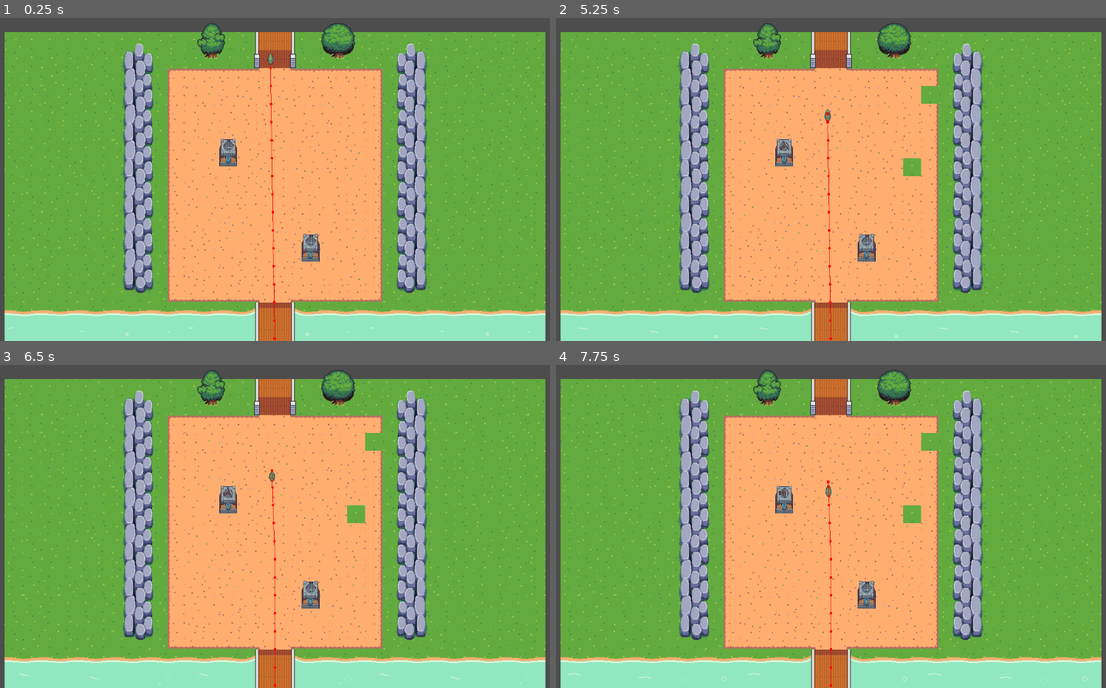
Above: before the commit, frames 1-4 (two rows, left to right).
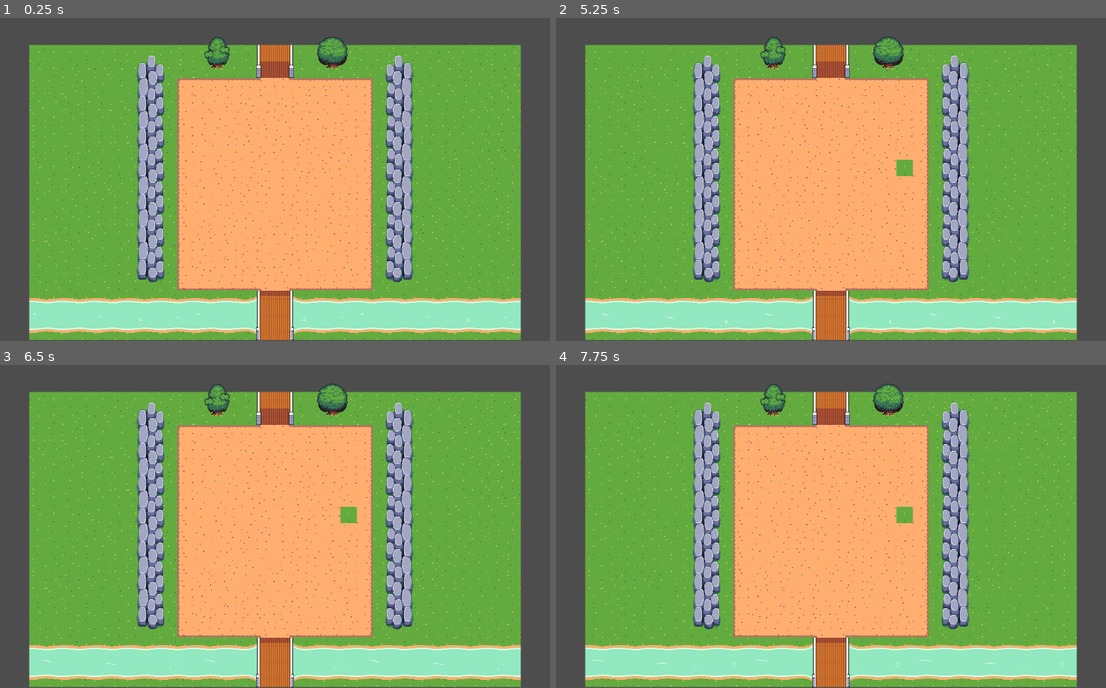
Above: after the commit, the same moments.

Repository: ryguyroberts/Maul_TD
Game: Godot game, scene res://scenes/game.tscn
Two runs of this game, one before a commit and one after it. Both use one fixed random seed, a clock stepped at 60 frames per second and the inputs below.
Inputs (mouse positions are in pixels of both pictures, inside the frame that each line leads up to):
- Up to frame 1 (0.25 s): no input
- Up to frame 2 (5.25 s): move the mouse to (963, 156) at 0.52 s; click (963, 156) at 0.6 s; move the mouse to (715, 192) at 1.27 s; right-click (715, 192) at 1.35 s; move the mouse to (891, 101) at 2.02 s; click (891, 101) at 2.1 s; tap Enter at 2.75, 4.25 s; move the mouse to (803, 240) at 2.77 s; right-click (803, 240) at 2.85 s; tap Space at 3.5 s; move the mouse to (1007, 224) at 3.52 s; click (1007, 224) at 3.6 s; move the mouse to (655, 124) at 4.27 s; right-click (655, 124) at 4.35 s; move the mouse to (858, 176) at 5.02 s; click (858, 176) at 5.1 s
- Up to frame 3 (6.5 s): tap Space at 5.75 s; move the mouse to (187, 439) at 5.77 s; right-click (187, 439) at 5.85 s
- Up to frame 4 (7.75 s): move the mouse to (963, 503) at 6.52 s; click (963, 503) at 6.6 s; move the mouse to (715, 539) at 7.27 s; right-click (715, 539) at 7.35 s

The runs differ from the first frame. In frame 1, 38% of the frame differs, in the area x 0-100%, y 1-100%; in frame 2, 38%; in frame 3, 38%; in frame 4, 38%.

Commit message:
introduces bug with mouse offset

Diff:
--- a/Maul TD/scenes/game.tscn
+++ b/Maul TD/scenes/game.tscn
@@ -1,10 +1,8 @@
-[gd_scene load_steps=52 format=3 uid="uid://frfdnvrwv5o7"]
+[gd_scene load_steps=50 format=3 uid="uid://frfdnvrwv5o7"]
 
 [ext_resource type="Texture2D" uid="uid://bur5vo571q874" path="res://assets/Grass Tileset.png" id="1_61dac"]
 [ext_resource type="Script" path="res://scripts/game_manager.gd" id="1_w1oa4"]
 [ext_resource type="Texture2D" uid="uid://c7sdtew7jkr08" path="res://assets/Animated water tiles.png" id="2_tmsb1"]
-[ext_resource type="PackedScene" uid="uid://rvqbxbujnia4" path="res://scenes/tower.tscn" id="3_7umrj"]
-[ext_resource type="PackedScene" uid="uid://b86um3075677" path="res://scenes/leafbug.tscn" id="3_ioe44"]
 [ext_resource type="PackedScene" uid="uid://bbe8awkqny8xt" path="res://scenes/pathtestmarker.tscn" id="5_r5gam"]
 
 [sub_resource type="NavigationPolygon" id="NavigationPolygon_g0xs1"]
@@ -2044,26 +2042,13 @@
 layer_0/name = "Ground"
 layer_0/tile_data = PackedInt32Array(-131072, 327680, 14, -131071, 196608, 14, -65537, 262144, 14, -65538, 196608, 14,  …(10322 unchanged characters)…
 layer_1/name = "Walls"
-layer_1/navigation_enabled = false
 layer_1/tile_data = PackedInt32Array(-131074, 1376256, 29, -131073, 1441792, 29, -196608, 1507328, 29, -196607, 1572864 …(540 unchanged characters)…
 
 [node name="Camera2D" type="Camera2D" parent="Game Manager"]
 position = Vector2(1, 125)
-zoom = Vector2(1.1, 1.1)
-
-[node name="Tower" parent="Game Manager" instance=ExtResource("3_7umrj")]
-position = Vector2(64, 247)
-
-[node name="Tower2" parent="Game Manager" instance=ExtResource("3_7umrj")]
-position = Vector2(-82, 78)
 
 [node name="MarkerEndZone" type="Marker2D" parent="Game Manager"]
 position = Vector2(1, 435)
 
-[node name="PathTestMarker" parent="Game Manager" node_paths=PackedStringArray("marker_end_zone") instance=ExtResource("5_r5gam")]
+[node name="PathTestMarker" parent="Game Manager" instance=ExtResource("5_r5gam")]
 position = Vector2(15, -81)
-marker_end_zone = NodePath("../MarkerEndZone")
-
-[node name="Leafbug" parent="Game Manager" node_paths=PackedStringArray("marker_end_zone") instance=ExtResource("3_ioe44")]
-position = Vector2(-7, -86)
-marker_end_zone = NodePath("../MarkerEndZone")
--- a/Maul TD/scenes/leafbug.tscn
+++ b/Maul TD/scenes/leafbug.tscn
@@ -189,13 +189,8 @@
 "speed": 10.0
 }]
 
-[sub_resource type="CircleShape2D" id="CircleShape2D_xn65l"]
-radius = 48.0
-
 [node name="Leafbug" type="CharacterBody2D"]
 scale = Vector2(0.5, 0.5)
-collision_layer = 2
-collision_mask = 0
 script = ExtResource("1_h7ym1")
 
 [node name="AnimatedSprite2D" type="AnimatedSprite2D" parent="."]
@@ -209,7 +204,4 @@
 [node name="Timer" type="Timer" parent="."]
 autostart = true
 
-[node name="CollisionShape2D" type="CollisionShape2D" parent="."]
-shape = SubResource("CircleShape2D_xn65l")
-
 [connection signal="timeout" from="Timer" to="." method="_on_timer_timeout"]
--- a/Maul TD/scripts/game_manager.gd
+++ b/Maul TD/scripts/game_manager.gd
@@ -5,11 +5,8 @@
 # Declare Variables
 var ground_layer = 0
 
-func _ready():
-	pass
 
-
-func _input(event):
+func _input(_event):
 	# Testing Input
 	if Input.is_action_just_pressed("left_click"):
 
--- a/Maul TD/scripts/pathtestmarker.gd
+++ b/Maul TD/scripts/pathtestmarker.gd
@@ -3,24 +3,25 @@
 @export var marker_end_zone: Marker2D
 @onready var nav_agent : NavigationAgent2D = $NavigationAgent2D
 
-func makepath():
-	# Set nav agent target to end zone marker
-	var end_zone_global = marker_end_zone.global_position
-	nav_agent.target_position = end_zone_global
-
-	#True final location
-	const final_reachable_position: Vector2 = Vector2(1,435)
-	var nav_final_pos : Vector2 = nav_agent.get_final_position()
-
-	if nav_final_pos == final_reachable_position:
-		print("Path is clear")
-	else:
-		print("Path Blocked at", nav_final_pos)
-
-
-
-# Test function with Timer,
-# Then call the method when we are placing a tower.
-
-func _on_timer_timeout():
-	makepath()
+#func makepath():
+	## Set nav agent target to end zone marker
+	#var end_zone_global = marker_end_zone.global_position
+	#nav_agent.target_position = end_zone_global
+	#
+	##True final location
+	#const final_reachable_position: Vector2 = Vector2(1,435)
+	#var nav_final_pos : Vector2 = nav_agent.get_final_position()
+	#
+	#if nav_final_pos == final_reachable_position:
+		#pass
+	#else:
+		#pass
+	#
+#
+#
+## Test function with Timer,
+## Then call the method when we are placing a tower.
+#
+#func _on_timer_timeout():
+	#makepath()
+	#
Not shown, added: Maul TD/export_presets.cfg
Not shown: 1 places in Maul TD/scenes/leafbug.tscn that only renumber resources
